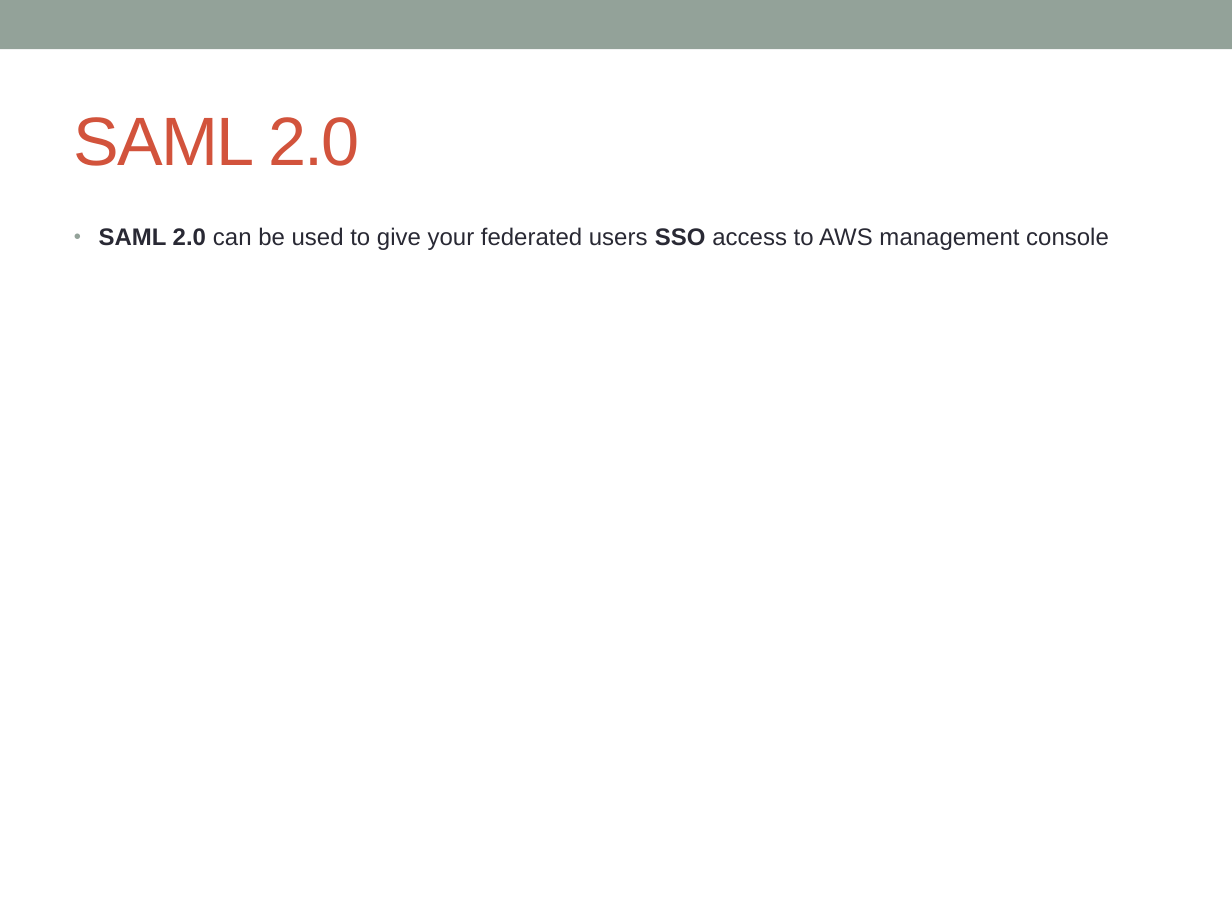
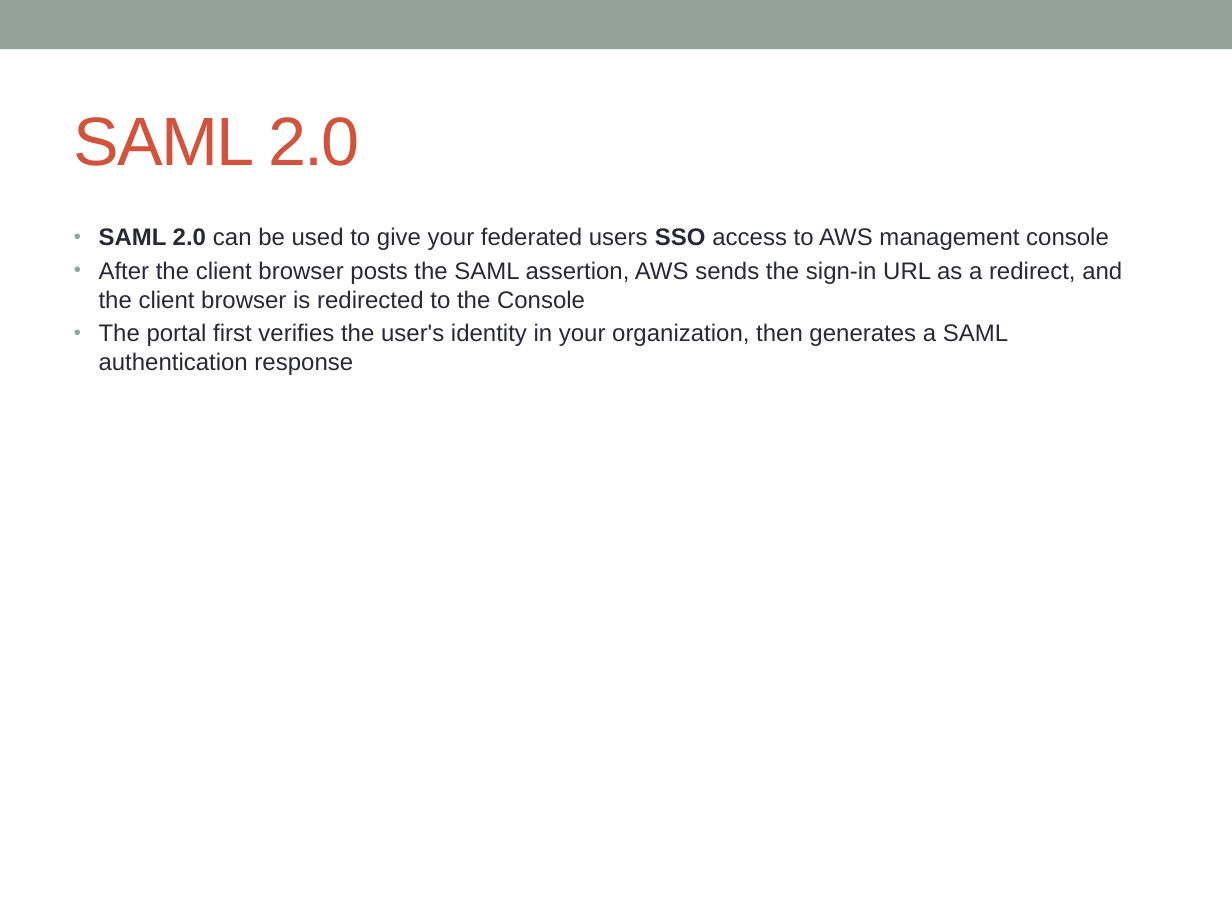
Before and after one commit to notionquest/ProjectDocumentation, a slide deck: slide 84 of AWS_Solution_Architect.pptx (slide 68 before the commit). Drawn at 1232x924 pixels with LibreOffice and Linux fonts; fonts in the diff are those of the drawing. Boxes give left, top, right and bottom in pixels: in the first picture for what was removed or moved away, otherwise in the second. Text is boxed around its words. In the diff, an @@ line names an element or a change of style, - is before the commit and + after.

```diff
--- a/AWS_Solution_Architect.pptx
+++ b/AWS_Solution_Architect.pptx
@@ text at bbox=[99, 261, 1122, 375]: paragraphs added @@
+• After the client browser posts the SAML assertion, AWS sends the sign-in URL as a redirect, and the client browser is redirected to the Console
+• The portal first verifies the user's identity in your organization, then generates a SAML authentication response
```
Also in this commit, not shown: 9 other slides changed, 21 slides added.
